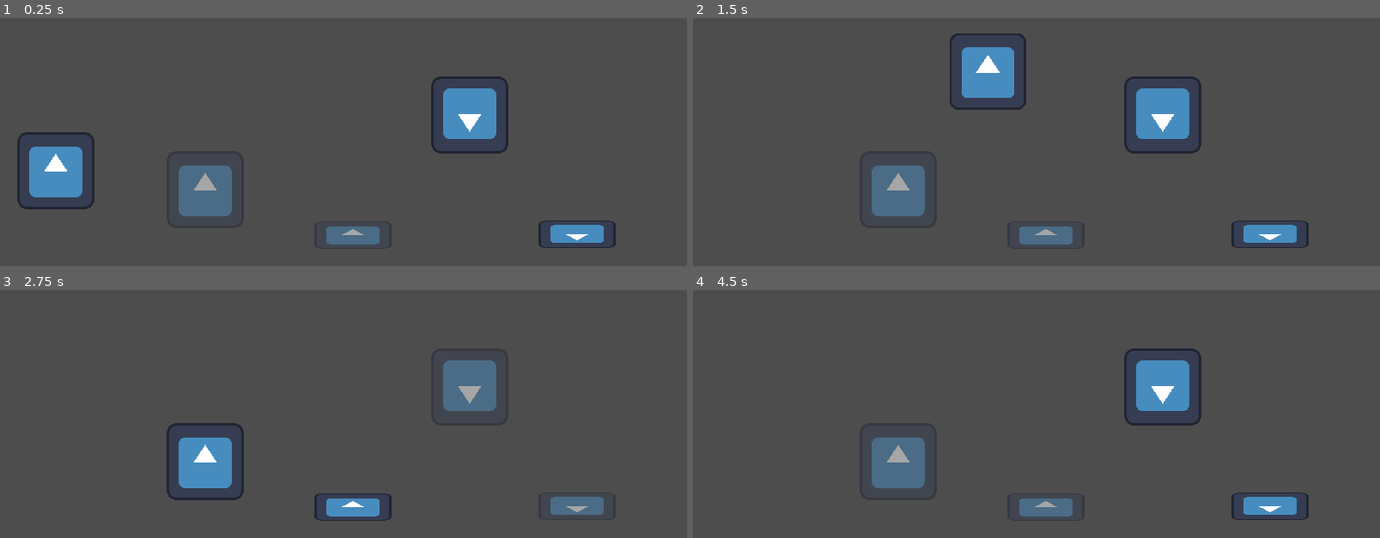
Above: before the commit, frames 1-4 (two rows, left to right).
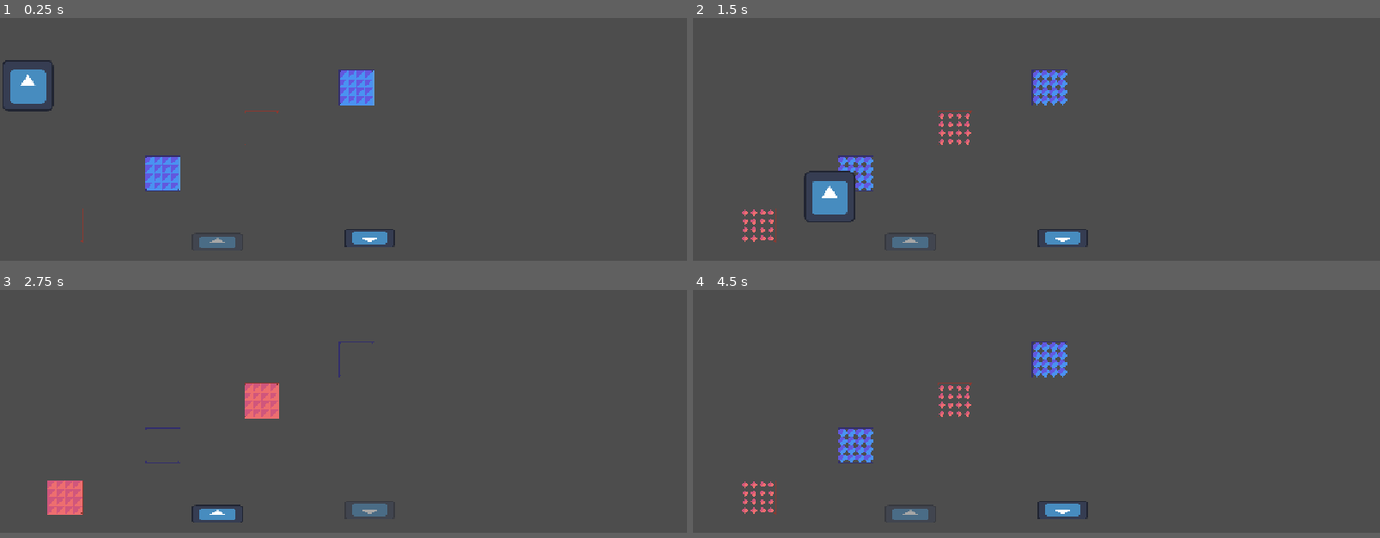
Above: after the commit, the same moments.

Repository: MatheoBrassart/The-Adventure-of-Beep-n-Boo-p
Game: Godot game, scene res://scenes/levels/level_test.tscn
Same seed, same stepped clock (60 frames per second), same inputs: the game is played once before the commit and once after it. The engine's default icon, where the game draws it, is replaced by a stand-in: a white triangle on a blue panel in a dark square.
Inputs:
- Up to frame 1 (0.25 s): no input
- Up to frame 2 (1.5 s): hold D (move_right) from 0.53 s (still down); tap Shift (switch_character) at 0.6, 1.35 s; tap Space (jump) at 0.77 s
- Up to frame 3 (2.75 s): tap Space (jump) at 1.52 s; release D (move_right) at 2.03 s; hold A (move_left) from 2.03 s (still down); tap Shift (switch_character) at 2.1 s
- Up to frame 4 (4.5 s): tap Enter at 2.75, 4.25 s; release A (move_left) at 2.78 s; hold D (move_right) 2.78-4.28 s; tap Shift (switch_character) at 2.85, 3.6, 4.35 s; tap Space (jump) at 3.02, 3.5, 3.77 s; hold A (move_left) from 4.28 s (still down)
The window is 800x466 before the commit and 800x460 after it. Grey fills any space a smaller window leaves; there, only what the larger window draws over its background counts as a difference.

The runs differ from the first frame. In frame 1, 9.6% of the frame differs, in the area x 0-90%, y 16-93%; in frame 2, 9.3%; in frame 3, 6.7%; in frame 4, 6.7%.

Commit message:
BlocChange Animations

Diff:
--- a/the-adventure-of-beep-n'-boop/project.godot
+++ b/the-adventure-of-beep-n'-boop/project.godot
@@ -21,8 +21,8 @@
 
 [display]
 
-window/size/viewport_width=800
-window/size/viewport_height=466
+window/size/viewport_width=1200
+window/size/viewport_height=690
 window/size/mode=2
 window/stretch/mode="canvas_items"
 
--- a/the-adventure-of-beep-n'-boop/scenes/level design elements/bloc_change.tscn
+++ b/the-adventure-of-beep-n'-boop/scenes/level design elements/bloc_change.tscn
@@ -1,22 +1,180 @@
-[gd_scene load_steps=4 format=3 uid="uid://bkfqv7f3qk1lj"]
+[gd_scene load_steps=22 format=3 uid="uid://bkfqv7f3qk1lj"]
 
-[ext_resource type="Texture2D" uid="uid://desbr1erhdkrq" path="res://icon.svg" id="1_6vvw0"]
 [ext_resource type="Script" uid="uid://0ajtdhtoy3oe" path="res://scripts/bloc_change.gd" id="1_i3sln"]
+[ext_resource type="Texture2D" uid="uid://bsl7tx06gieow" path="res://assets/BlocChange.png" id="2_2hhdk"]
+
+[sub_resource type="AtlasTexture" id="AtlasTexture_51exr"]
+atlas = ExtResource("2_2hhdk")
+region = Rect2(132, 0, 66, 66)
+
+[sub_resource type="AtlasTexture" id="AtlasTexture_4881c"]
+atlas = ExtResource("2_2hhdk")
+region = Rect2(66, 0, 66, 66)
+
+[sub_resource type="AtlasTexture" id="AtlasTexture_nakru"]
+atlas = ExtResource("2_2hhdk")
+region = Rect2(0, 0, 66, 66)
+
+[sub_resource type="AtlasTexture" id="AtlasTexture_gm45j"]
+atlas = ExtResource("2_2hhdk")
+region = Rect2(66, 0, 66, 66)
+
+[sub_resource type="AtlasTexture" id="AtlasTexture_mjm36"]
+atlas = ExtResource("2_2hhdk")
+region = Rect2(132, 0, 66, 66)
+
+[sub_resource type="AtlasTexture" id="AtlasTexture_3srmv"]
+atlas = ExtResource("2_2hhdk")
+region = Rect2(198, 0, 66, 66)
+
+[sub_resource type="AtlasTexture" id="AtlasTexture_2hhdk"]
+atlas = ExtResource("2_2hhdk")
+region = Rect2(0, 0, 66, 66)
+
+[sub_resource type="AtlasTexture" id="AtlasTexture_8t35b"]
+atlas = ExtResource("2_2hhdk")
+region = Rect2(198, 0, 66, 66)
+
+[sub_resource type="SpriteFrames" id="SpriteFrames_4881c"]
+animations = [{
+"frames": [{
+"duration": 1.0,
+"texture": SubResource("AtlasTexture_51exr")
+}, {
+"duration": 1.0,
+"texture": SubResource("AtlasTexture_4881c")
+}, {
+"duration": 1.0,
+"texture": SubResource("AtlasTexture_nakru")
+}],
+"loop": false,
+"name": &"activating",
+"speed": 12.0
+}, {
+"frames": [{
+"duration": 1.0,
+"texture": SubResource("AtlasTexture_gm45j")
+}, {
+"duration": 1.0,
+"texture": SubResource("AtlasTexture_mjm36")
+}, {
+"duration": 1.0,
+"texture": SubResource("AtlasTexture_3srmv")
+}],
+"loop": false,
+"name": &"deactivating",
+"speed": 12.0
+}, {
+"frames": [{
+"duration": 1.0,
+"texture": SubResource("AtlasTexture_2hhdk")
+}],
+"loop": false,
+"name": &"defaultActive",
+"speed": 12.0
+}, {
+"frames": [{
+"duration": 1.0,
+"texture": SubResource("AtlasTexture_8t35b")
+}],
+"loop": false,
+"name": &"defaultInactive",
+"speed": 12.0
+}]
+
+[sub_resource type="AtlasTexture" id="AtlasTexture_d2ee2"]
+atlas = ExtResource("2_2hhdk")
+region = Rect2(132, 66, 66, 66)
+
+[sub_resource type="AtlasTexture" id="AtlasTexture_e1x0i"]
+atlas = ExtResource("2_2hhdk")
+region = Rect2(66, 66, 66, 66)
+
+[sub_resource type="AtlasTexture" id="AtlasTexture_cm5er"]
+atlas = ExtResource("2_2hhdk")
+region = Rect2(0, 66, 66, 66)
+
+[sub_resource type="AtlasTexture" id="AtlasTexture_dlf3j"]
+atlas = ExtResource("2_2hhdk")
+region = Rect2(66, 66, 66, 66)
+
+[sub_resource type="AtlasTexture" id="AtlasTexture_7ugbd"]
+atlas = ExtResource("2_2hhdk")
+region = Rect2(132, 66, 66, 66)
+
+[sub_resource type="AtlasTexture" id="AtlasTexture_no5w5"]
+atlas = ExtResource("2_2hhdk")
+region = Rect2(198, 66, 66, 66)
+
+[sub_resource type="AtlasTexture" id="AtlasTexture_r1ch3"]
+atlas = ExtResource("2_2hhdk")
+region = Rect2(0, 66, 66, 66)
+
+[sub_resource type="AtlasTexture" id="AtlasTexture_2ruw8"]
+atlas = ExtResource("2_2hhdk")
+region = Rect2(198, 66, 66, 66)
+
+[sub_resource type="SpriteFrames" id="SpriteFrames_aav20"]
+animations = [{
+"frames": [{
+"duration": 1.0,
+"texture": SubResource("AtlasTexture_d2ee2")
+}, {
+"duration": 1.0,
+"texture": SubResource("AtlasTexture_e1x0i")
+}, {
+"duration": 1.0,
+"texture": SubResource("AtlasTexture_cm5er")
+}],
+"loop": false,
+"name": &"activating",
+"speed": 12.0
+}, {
+"frames": [{
+"duration": 1.0,
+"texture": SubResource("AtlasTexture_dlf3j")
+}, {
+"duration": 1.0,
+"texture": SubResource("AtlasTexture_7ugbd")
+}, {
+"duration": 1.0,
+"texture": SubResource("AtlasTexture_no5w5")
+}],
+"loop": false,
+"name": &"deactivating",
+"speed": 12.0
+}, {
+"frames": [{
+"duration": 1.0,
+"texture": SubResource("AtlasTexture_r1ch3")
+}],
+"loop": false,
+"name": &"defaultActive",
+"speed": 12.0
+}, {
+"frames": [{
+"duration": 1.0,
+"texture": SubResource("AtlasTexture_2ruw8")
+}],
+"loop": false,
+"name": &"defaultInactive",
+"speed": 12.0
+}]
 
 [sub_resource type="RectangleShape2D" id="RectangleShape2D_i3sln"]
+size = Vector2(60, 60)
 
 [node name="BlocChange" type="StaticBody2D" groups=["BlocChange"]]
 script = ExtResource("1_i3sln")
 
-[node name="Sprite2DBlocChangeBeep" type="Sprite2D" parent="."]
-scale = Vector2(0.7, 0.7)
-texture = ExtResource("1_6vvw0")
+[node name="AnimatedSprite2DBlocChangeBeep" type="AnimatedSprite2D" parent="."]
+sprite_frames = SubResource("SpriteFrames_4881c")
+animation = &"defaultInactive"
 
-[node name="Sprite2DBlocChangeBoop" type="Sprite2D" parent="."]
-rotation = 3.1415927
-scale = Vector2(0.7, 0.7)
-texture = ExtResource("1_6vvw0")
+[node name="AnimatedSprite2DBlocChangeBoop" type="AnimatedSprite2D" parent="."]
+sprite_frames = SubResource("SpriteFrames_aav20")
+animation = &"defaultActive"
 
 [node name="CollisionShape2D" type="CollisionShape2D" parent="."]
-scale = Vector2(4.5, 4.5)
+position = Vector2(-4.7683716e-07, 4.7683716e-07)
 shape = SubResource("RectangleShape2D_i3sln")
--- a/the-adventure-of-beep-n'-boop/scenes/levels/level_test.tscn
+++ b/the-adventure-of-beep-n'-boop/scenes/levels/level_test.tscn
@@ -10,26 +10,33 @@
 [node name="LevelTest" type="Node2D"]
 
 [node name="Player" parent="." instance=ExtResource("1_jp5fc")]
-position = Vector2(65, 312)
+position = Vector2(49, 341)
 CURRENT_ACTIVE_CHARACTER = 1
 
 [node name="StaticBody2D" type="StaticBody2D" parent="."]
 position = Vector2(4, 406)
 
 [node name="CollisionShape2D" type="CollisionShape2D" parent="StaticBody2D"]
-position = Vector2(5, -232)
+position = Vector2(1, -1)
 shape = SubResource("WorldBoundaryShape2D_e73ws")
 
 [node name="PicsChangeBeep" parent="." instance=ExtResource("2_4ptlp")]
-position = Vector2(411, 430)
+position = Vector2(380, 657)
 
 [node name="BlocChangeBeep2" parent="." instance=ExtResource("3_ycf23")]
-position = Vector2(547, 290)
+position = Vector2(284, 537)
 WHICH_CHARACTER_IS_IT = 1
 
 [node name="BlocChangeBeep" parent="." instance=ExtResource("3_ycf23")]
-position = Vector2(239, 377)
+position = Vector2(114, 628)
 
 [node name="PicsChangeBeep2" parent="." instance=ExtResource("2_4ptlp")]
-position = Vector2(672, 429)
+position = Vector2(646, 650)
 WHICH_CHARACTER_IS_IT = 1
+
+[node name="BlocChange" parent="." instance=ExtResource("3_ycf23")]
+position = Vector2(457, 459)
+
+[node name="BlocChange2" parent="." instance=ExtResource("3_ycf23")]
+position = Vector2(623, 387)
+WHICH_CHARACTER_IS_IT = 1
--- a/the-adventure-of-beep-n'-boop/scripts/bloc_change.gd
+++ b/the-adventure-of-beep-n'-boop/scripts/bloc_change.gd
@@ -5,9 +5,9 @@
 # Defines which character this bloc is for. 0 = Beep, 1 = Boop
 @export var WHICH_CHARACTER_IS_IT = 0
 
-@onready var spriteBlocChangeBeep: Sprite2D = $Sprite2DBlocChangeBeep
-@onready var spriteBlocChangeBoop: Sprite2D = $Sprite2DBlocChangeBoop
-@onready var rightSprite: Sprite2D = $Sprite2DBlocChangeBeep
+@onready var animatedSpriteBlocChangeBeep: AnimatedSprite2D = $AnimatedSprite2DBlocChangeBeep
+@onready var animatedSpriteBlocChangeBoop: AnimatedSprite2D = $AnimatedSprite2DBlocChangeBoop
+@onready var rightSprite: AnimatedSprite2D = $AnimatedSprite2DBlocChangeBeep
 @onready var collisionShape2D: CollisionShape2D = $CollisionShape2D
 
 var ISACTIVE = 1
@@ -16,16 +16,17 @@
 
 	# When appearing, hides the incorrect sprite and set the correct one as rightSprite
 	if WHICH_CHARACTER_IS_IT == 0:
-		spriteBlocChangeBoop.visible = false
-		rightSprite = spriteBlocChangeBeep
+		animatedSpriteBlocChangeBoop.visible = false
+		rightSprite = animatedSpriteBlocChangeBeep
 	else:
-		spriteBlocChangeBeep.visible = false
-		rightSprite = spriteBlocChangeBoop
+		animatedSpriteBlocChangeBeep.visible = false
+		rightSprite = animatedSpriteBlocChangeBoop
 
 	# When appearing, check if the right character is active or not
 	var CURRENT_ACTIVE_CHARACTER = get_parent().get_node("Player")
 	if not CURRENT_ACTIVE_CHARACTER.CURRENT_ACTIVE_CHARACTER == WHICH_CHARACTER_IS_IT:
 		deactivate()
+		rightSprite.play("defaultInactive")
 
 
 func _process(_delta: float) -> void:
@@ -46,12 +47,12 @@
 
 	# Activates the bloc
 	ISACTIVE = 1
-	rightSprite.modulate = Color(1.0, 1.0, 1.0, 1)
+	rightSprite.play("activating")
 	collisionShape2D.disabled = false
 
 func deactivate():
 
 	# Deactivates the bloc
 	ISACTIVE = 0
-	rightSprite.modulate = Color(1.0, 1.0, 1.0, 0.5)
+	rightSprite.play("deactivating")
 	collisionShape2D.disabled = true
--- a/the-adventure-of-beep-n'-boop/scripts/player.gd
+++ b/the-adventure-of-beep-n'-boop/scripts/player.gd
@@ -8,7 +8,7 @@
 var DECCELERATION = 50
 var DECCELERATION_DIRECTION = 0
 
-const JUMP_VELOCITY = -750.0
+const JUMP_VELOCITY = -600.0
 const GRAVITY_MULTIPLIER = 1.5
 
 # Variable that defines which character is currently active. 0 = Beep, 1 = Boop
Binary file added: the-adventure-of-beep-n'-boop/assets/BlocChange.png
Not shown, added: the-adventure-of-beep-n'-boop/assets/BlocChange.png.import
